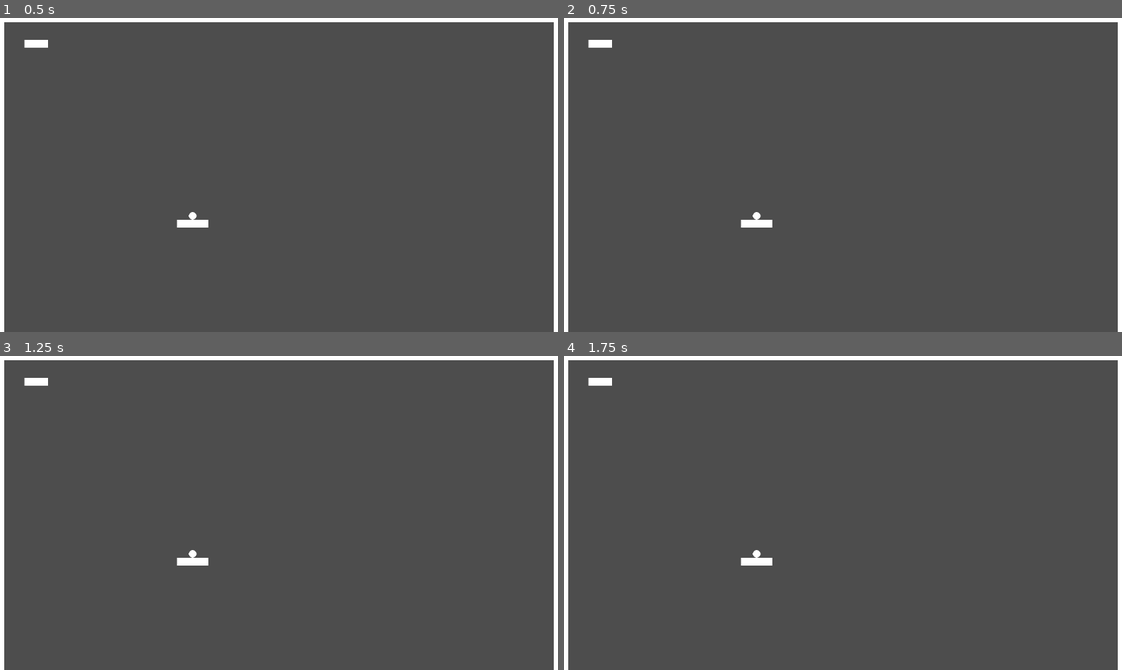
Above: before the commit, frames 1-4 (two rows, left to right).
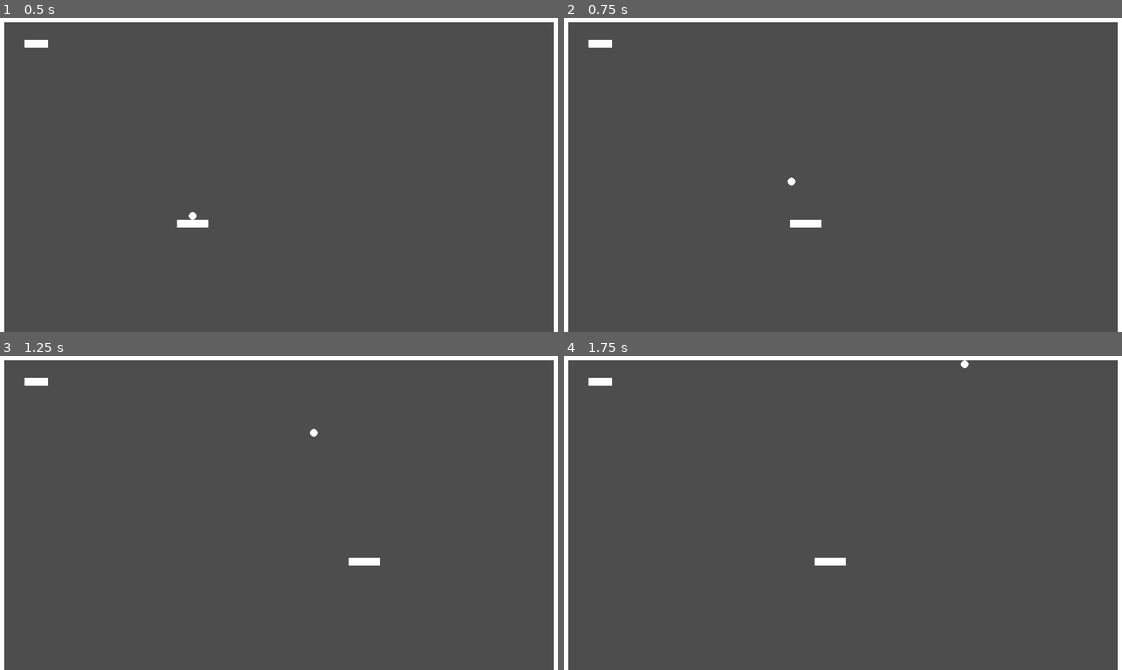
Above: after the commit, the same moments.

Repository: iocafe87/pong
Game: Godot game, scene res://scene/world.tscn
Same seed, same stepped clock (60 frames per second), same inputs: the game is played once before the commit and once after it.
Inputs:
- Up to frame 1 (0.5 s): no input
- Up to frame 2 (0.75 s): tap Enter at 0.5 s; hold D (move_right) from 0.53 s (still down); hold Space (shoot, bound only after the commit) from 0.53 s (still down)
- Up to frame 3 (1.25 s): keep holding D (move_right); keep holding Space (shoot, bound only after the commit)
- Up to frame 4 (1.75 s): release D (move_right) at 1.28 s; release Space (shoot, bound only after the commit) at 1.28 s; hold A (move_left) from 1.28 s (still down); tap Space (shoot, bound only after the commit) at 1.35 s

Frame 1 is identical in both runs. In frame 2, 0.3% of the frame differs, in the area x 31-47%, y 50-67%; in frame 3, 0.3%; in frame 4, 0.3%.

Commit message:
feat: 2025-4-8

Diff:
--- a/project.godot
+++ b/project.godot
@@ -31,6 +31,11 @@
 "events": [Object(InputEventKey,"resource_local_to_scene":false,"resource_name":"","device":-1,"window_id":0,"alt_press …(192 unchanged characters)…
 ]
 }
+shoot={
+"deadzone": 0.2,
+"events": [Object(InputEventKey,"resource_local_to_scene":false,"resource_name":"","device":-1,"window_id":0,"alt_pressed":false,"shift_pressed":false,"ctrl_pressed":false,"meta_pressed":false,"pressed":false,"keycode":0,"physical_keycode":32,"key_label":0,"unicode":32,"location":0,"echo":false,"script":null)
+]
+}
 
 [layer_names]
 
--- a/scene/ball.tscn
+++ b/scene/ball.tscn
@@ -6,7 +6,8 @@
 [sub_resource type="CircleShape2D" id="CircleShape2D_h6iok"]
 radius = 8.0
 
-[node name="Ball" type="Node2D"]
+[node name="Ball" type="CharacterBody2D"]
+collision_mask = 14
 script = ExtResource("1_h6iok")
 
 [node name="Sprite2D" type="Sprite2D" parent="."]
@@ -14,7 +15,5 @@
 region_enabled = true
 region_rect = Rect2(0, 112, 16, 16)
 
-[node name="Area2D" type="Area2D" parent="."]
-
-[node name="CollisionShape2D" type="CollisionShape2D" parent="Area2D"]
+[node name="CollisionShape2D" type="CollisionShape2D" parent="."]
 shape = SubResource("CircleShape2D_h6iok")
--- a/script/ball.gd
+++ b/script/ball.gd
@@ -1,4 +1,4 @@
-extends Node2D
+extends CharacterBody2D
 class_name Ball
 
 ## 球的宽高
--- a/script/world.gd
+++ b/script/world.gd
@@ -4,8 +4,19 @@
 @onready var ball: Ball = $Ball
 @onready var death_block: CollisionShape2D = $DeathBlock/CollisionShape2D
 
-## 平台左右移动的速度系数
-const SPEED: float = 100.0
+var rng = RandomNumberGenerator.new()
+
+## 平台和ball左右移动的速度系数
+@export var MOVE_SPEED: float = 500.0
+## ball飞行的速度
+@export var BALL_SPEED: float = 30000.0
+## ball是否已经发射
+var isShoot: bool = false
+## 斜上45度或135度的方向
+var i: int = 0
+var deg: float = 45.0
+var angle: float = 0.0
+
 
 func _ready() -> void:
 	## 获取屏幕的宽度
@@ -28,4 +39,30 @@
 
 
 func _process(delta: float) -> void:
-	pass
+	## 左右移动横轴的差值
+	var moveAxis: float = Input.get_axis("move_left", "move_right")
+	## 移动的趋势
+	var trend: float = moveAxis * delta * MOVE_SPEED
+	## 平台左右移动
+	platform.position.x = platform.position.x + trend
+	if not isShoot:
+		## 如果ball还未发射过，那么也可以跟着平台一起移动
+		ball.position.x = ball.position.x + trend
+
+	## 小球开始移动了
+	if isShoot:
+		## 方向向量
+		var dir: Vector2 = Vector2(cos(angle), -sin(angle))
+		ball.velocity = dir * BALL_SPEED * delta
+		ball.move_and_slide()
+
+func _unhandled_input(event: InputEvent) -> void:
+	## 处理发射事件
+	if event.is_action_pressed("shoot") and not isShoot:
+		## 先把是否第一次发射，改为true
+		isShoot = true
+		## 随机定义符号
+		var i : int = rng.randi_range(0, 1)
+		## 按 45度 or 135度 角发射出去，转为弧度
+		deg = 45.0 if i else 135.0
+		angle = deg_to_rad(deg)
